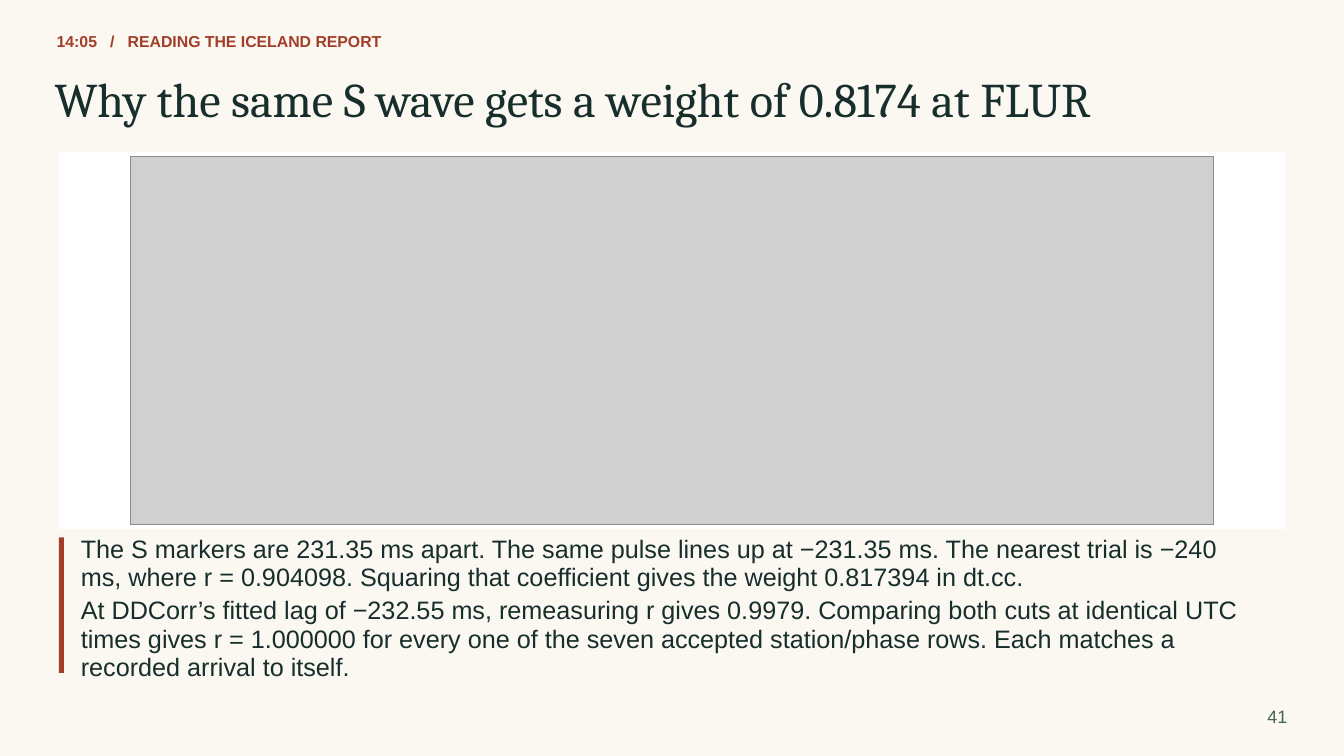
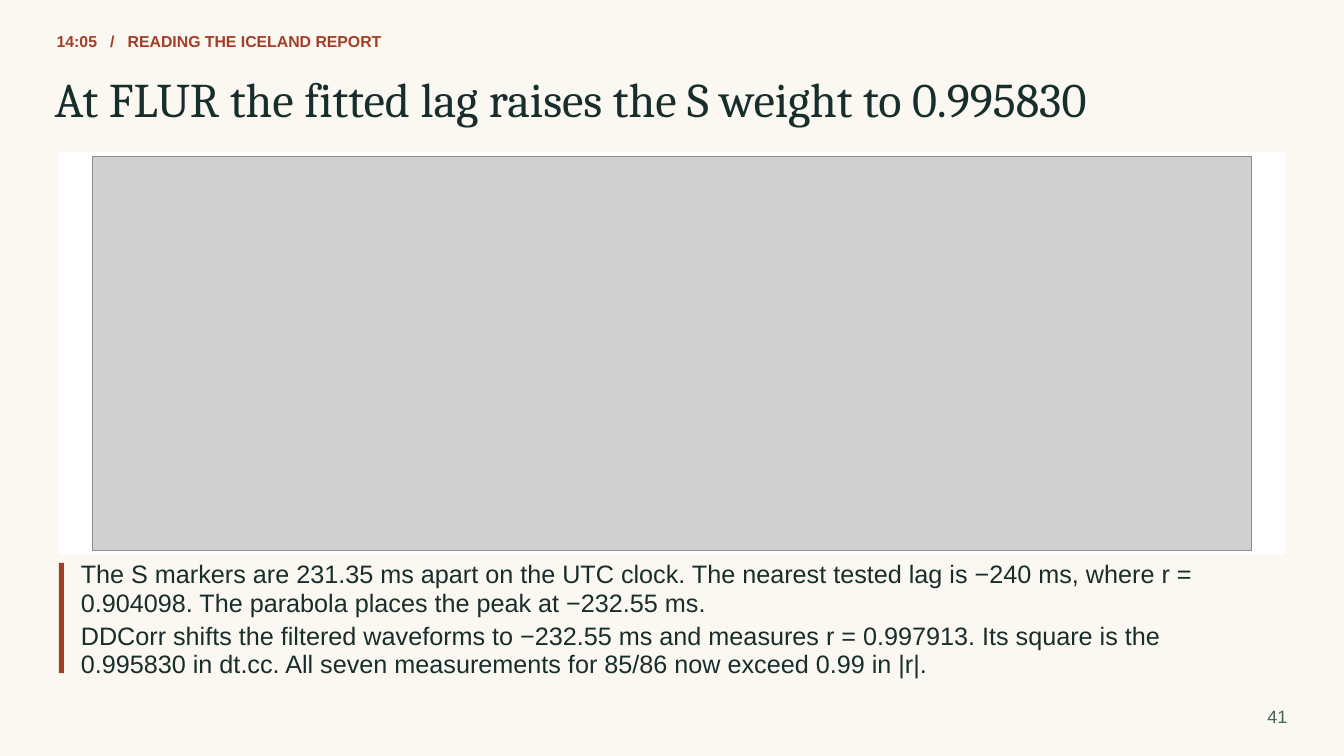
Before and after one commit to eliasrh/DDCorr.jl, a slide deck: slide 41 of teaching/DDCorr_minicourse.pptx. Drawn at 1344x756 pixels with LibreOffice and Linux fonts; fonts in the diff are those of the drawing; grey boxes stand for pictures. Boxes give left, top, right and bottom in pixels: in the first picture for what was removed or moved away, otherwise in the second. Text is boxed around its words. In the diff, an @@ line names an element or a change of style, - is before the commit and + after.

```diff
--- a/teaching/DDCorr_minicourse.pptx
+++ b/teaching/DDCorr_minicourse.pptx
@@ text at <box>55,82,1086,128</box>: text changed @@
-Why the same S wave gets a weight of 0.8174 at FLUR
+At FLUR the fitted lag raises the S weight to 0.995830
@@ rectangle: place and size @@
-rectangle at <box>58,152,1286,529</box>
+rectangle at <box>58,152,1286,555</box>
@@ picture: place and size @@
-picture at <box>130,156,1214,524</box>
+picture at <box>93,156,1252,551</box>
@@ rectangle: place and size @@
-rectangle at <box>58,537,64,674</box>
+rectangle at <box>58,563,64,673</box>
@@ text at <box>81,564,1170,589</box>: text changed @@
-The S markers are 231.35 ms apart. The same pulse lines up at −231.35 ms. The nearest trial is −240
+The S markers are 231.35 ms apart on the UTC clock. The nearest tested lag is −240 ms, where r =
@@ text at <box>81,593,706,617</box>: text changed @@
-ms, where r = 0.904098. Squaring that coefficient gives the weight 0.817394 in dt.cc.
+0.904098. The parabola places the peak at −232.55 ms.
@@ text at <box>81,626,1160,651</box>: text changed @@
-At DDCorr’s fitted lag of −232.55 ms, remeasuring r gives 0.9979. Comparing both cuts at identical UTC
+DDCorr shifts the filtered waveforms to −232.55 ms and measures r = 0.997913. Its square is the
@@ text removed at <box>81,629,1175,653</box> @@
-times gives r = 1.000000 for every one of the seven accepted station/phase rows. Each matches a
@@ text removed at <box>81,657,350,677</box> @@
-recorded arrival to itself.
@@ text added at <box>81,654,926,679</box>, 18 pt, text #172E2C @@
+0.995830 in dt.cc. All seven measurements for 85/86 now exceed 0.99 in |r|.
```
Also in this commit, not shown: 16 other slides changed, 20 other files.
